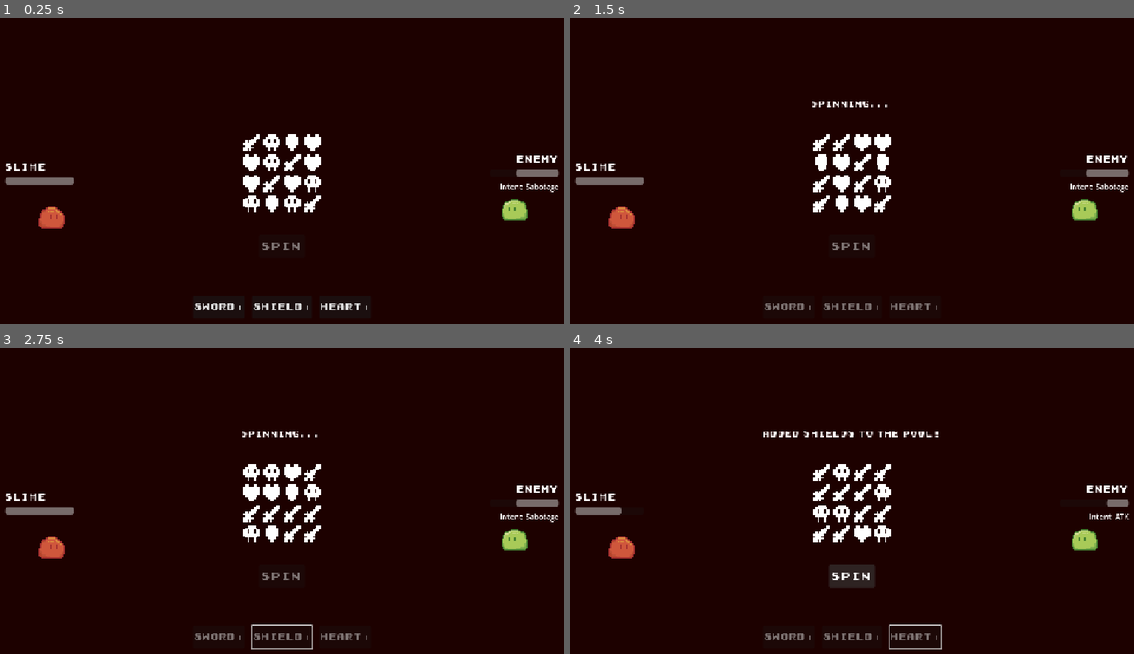
Above: before the commit, frames 1-4 (two rows, left to right).
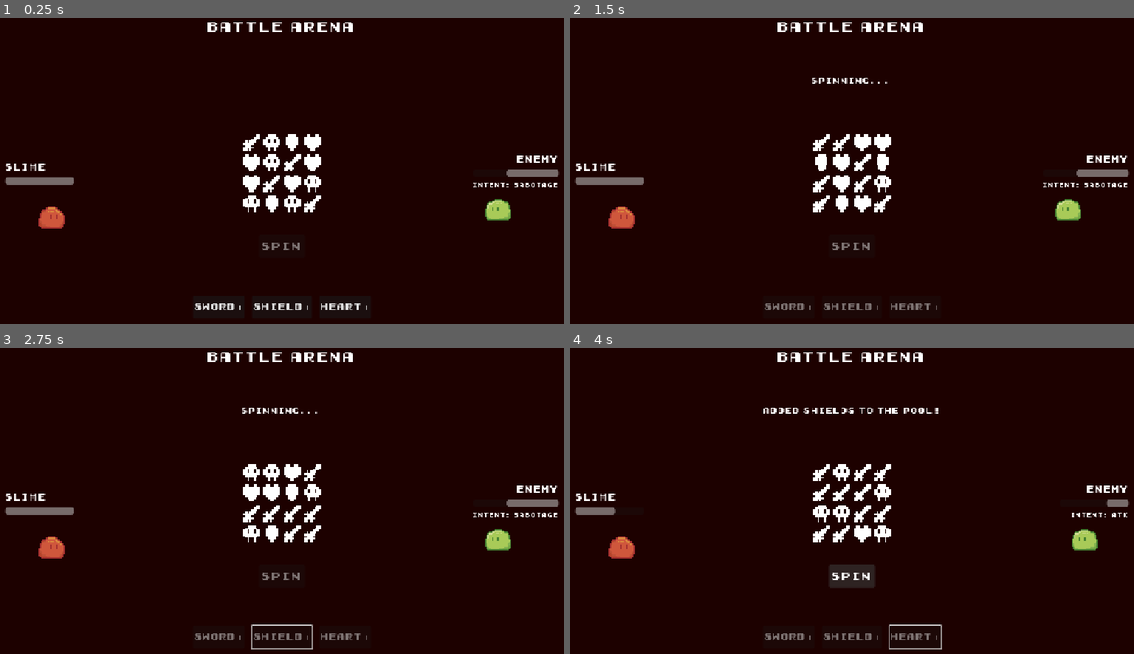
Above: after the commit, the same moments.

Repository: Tortiz-CSUF/slotchi
Game: Godot game, scene res://scenes/battle_arena.tscn
Same seed, same stepped clock (60 frames per second), same inputs: the game is played once before the commit and once after it. The project has no main scene, so this scene is started directly.
Inputs:
- Up to frame 1 (0.25 s): no input
- Up to frame 2 (1.5 s): click "Sword+" at 0.5 s; click "SPIN" at 1.25 s
- Up to frame 3 (2.75 s): tap Enter (ui_accept) at 2, 2.27 s; hold Right (ui_right) from 2.03 s (still down)
- Up to frame 4 (4 s): release Right (ui_right) at 2.78 s; hold Down (ui_down) 2.78-3.53 s; tap Enter (ui_accept) at 3.02, 3.5 s; hold Right (ui_right) from 3.53 s (still down)

The runs differ from the first frame. In frame 1, 1.1% of the frame differs, in the area x 36-99%, y 1-67%; in frame 2, 1.4%; in frame 3, 1.4%; in frame 4, 1.3%.

Commit message:
slotchi_Interim_13

Diff:
--- a/scenes/battle_arena.tscn
+++ b/scenes/battle_arena.tscn
@@ -135,6 +135,21 @@
 grow_horizontal = 2
 grow_vertical = 2
 color = Color(0.11586221, 0.0038759513, 0, 1)
+
+[node name="Title" type="Label" parent="." unique_id=878611356]
+layout_mode = 1
+anchors_preset = 5
+anchor_left = 0.5
+anchor_right = 0.5
+offset_left = -231.0
+offset_top = 25.0
+offset_right = 231.0
+offset_bottom = 60.0
+grow_horizontal = 2
+theme_override_fonts/font = ExtResource("1_d3rmf")
+theme_override_font_sizes/font_size = 28
+text = "Battle Arena"
+horizontal_alignment = 1
 
 [node name="PlayerSideContainer" type="MarginContainer" parent="." unique_id=1632365529]
 layout_mode = 1
@@ -211,6 +226,8 @@
 
 [node name="IntentIcon" type="Label" parent="EnemySideContainer/EnemySide" unique_id=1303704956]
 layout_mode = 2
+theme_override_fonts/font = ExtResource("1_d3rmf")
+theme_override_font_sizes/font_size = 12
 
 [node name="EnemySlime" type="AnimatedSprite2D" parent="EnemySideContainer/EnemySide" unique_id=177039488]
 position = Vector2(-85, 0)
@@ -403,9 +420,9 @@
 anchor_right = 0.5
 anchor_bottom = 0.5
 offset_left = -84.0
-offset_top = -160.0
+offset_top = -210.0
 offset_right = 84.0
-offset_bottom = -137.0
+offset_bottom = -187.0
 grow_horizontal = 2
 grow_vertical = 2
 theme_override_fonts/font = ExtResource("1_d3rmf")
--- a/scripts/BattleArena.gd
+++ b/scripts/BattleArena.gd
@@ -26,8 +26,8 @@
 var base_pool: Array = []
 
 ## Enemy State
-var enemy_max_hp: int = 50
-var enemy_hp: int = 50
+var enemy_max_hp: int = 100
+var enemy_hp: int = 100
 var enemy_intent: String = "" 		## attack or sabotage
 
 ## Spin Sate
@@ -190,12 +190,12 @@
 
 	# Calc player actions
 	var player_damage: int = sword_count * (2 + MonsterData.atk / 5)
-	var player_defense: int = shield_count * (1 + MonsterData.def / 5)
+	var player_defense: int = shield_count + MonsterData.def / 5
 	var player_heal: int = heart_count * 2
 	var skull_damage: int = skull_count * 2
 
 	# Calcs enemy actions
-	var enemy_damage: int = 0
+	var enemy_damage: int = 3 + randi() % 3
 	if enemy_intent == "attack":
 		enemy_damage = 5 + randi() % 4
 
@@ -212,15 +212,15 @@
 	# build results display
 	var result_text: String = ""
 	if sword_count > 0:
-		result_text += "Swords x%d = %d DMG! " % [sword_count, player_damage]
+		result_text += "Swords x%d = %d DMG!\n " % [sword_count, player_damage]
 	if shield_count > 0:
-		result_text += "Shields x%d = %d DEF! " % [shield_count, player_defense]
+		result_text += "Shields x%d = %d DEF!\n " % [shield_count, player_defense]
 	if heart_count > 0:
-		result_text += "Hearts x%d = +%d HP! " % [heart_count, player_heal]
+		result_text += "Hearts x%d = +%d HP!\n " % [heart_count, player_heal]
 	if skull_count > 0:
-		result_text += "Skulls x%d = %d DMG to you! " % [skull_count, skull_damage]
+		result_text += "Skulls x%d = %d DMG to you!\n " % [skull_count, skull_damage]
 	if enemy_intent == "attack":
-		result_text += "Enemy dealt %d\n-%d def! " % [enemy_damage, player_defense]
+		result_text += "Enemy dealt %d\n-%d def!\n " % [enemy_damage, player_defense]
 	info_label.text = result_text
 
 	#update HP bars
